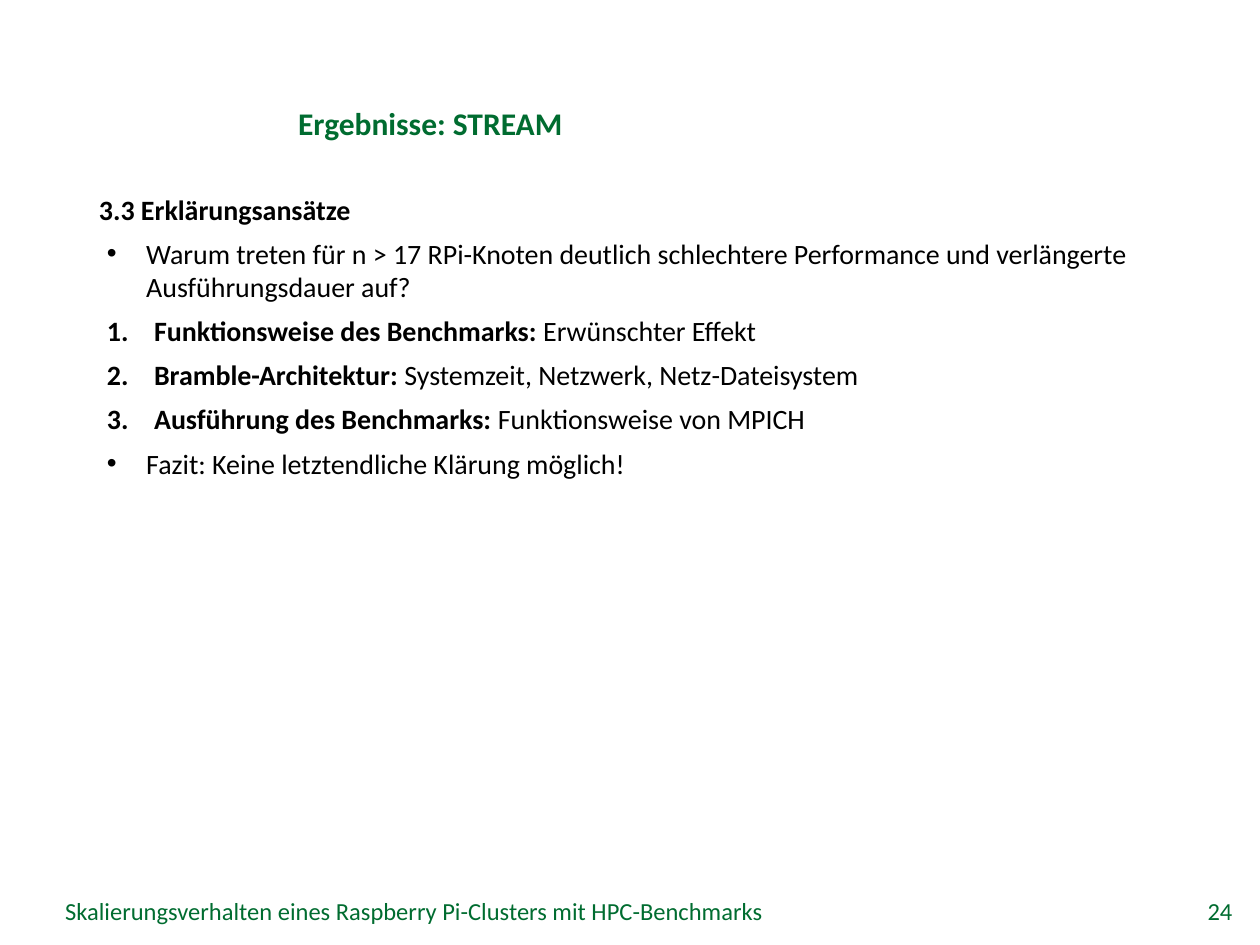
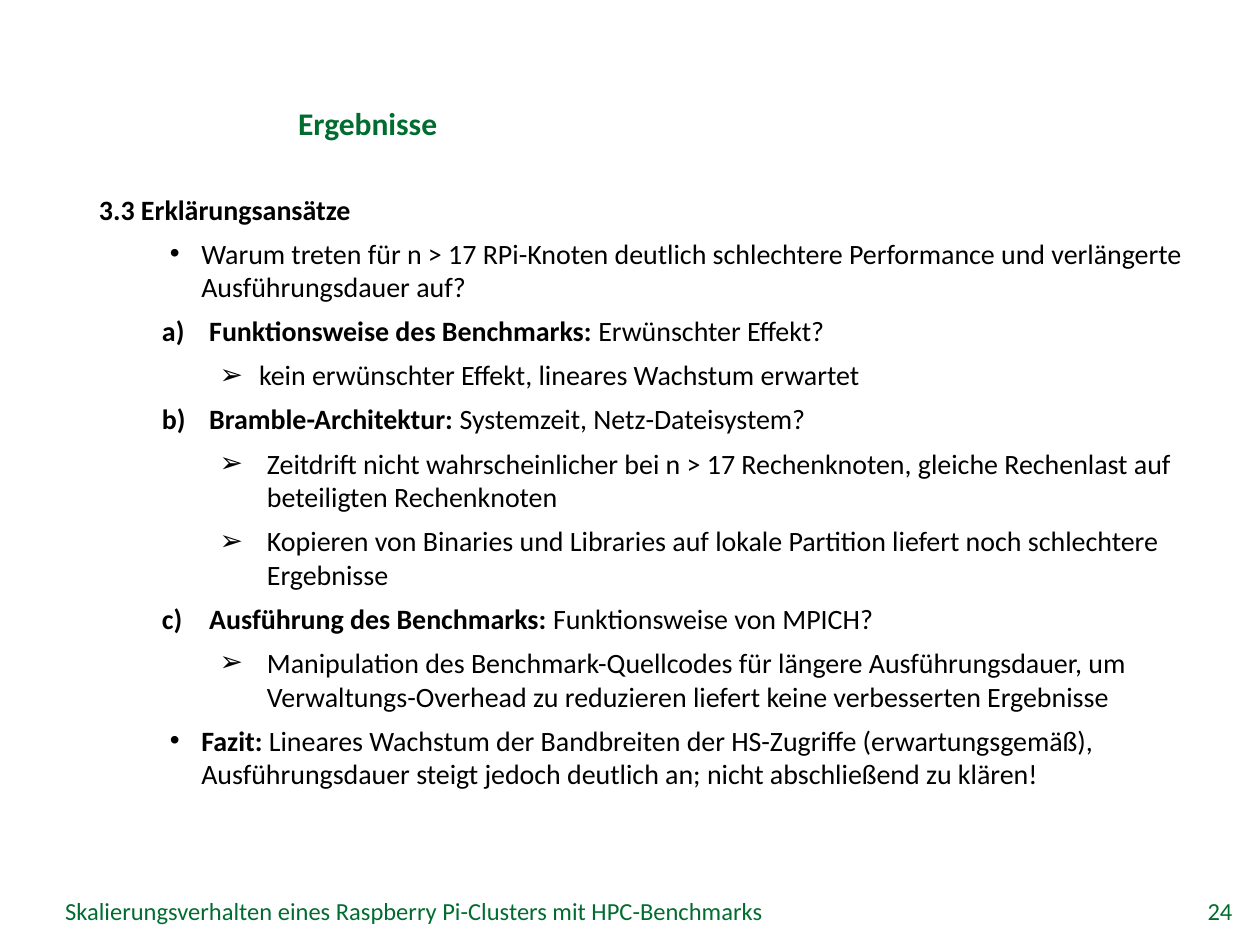
Before and after one commit to missgreenwood/bachelor-arbeit, a slide deck: slide 24 of Disputation/grei14.pptx. Drawn at 1260x945 pixels with LibreOffice and Linux fonts; fonts in the diff are those of the drawing; background and template pictures are left out. Boxes give left, top, right and bottom in pixels: in the first picture for what was removed or moved away, otherwise in the second. Text is boxed around its words. In the diff, an @@ line names an element or a change of style, - is before the commit and + after.

```diff
--- a/Disputation/grei14.pptx
+++ b/Disputation/grei14.pptx
@@ title at (x1=298, y1=113, x2=437, y2=141): text changed @@
-Ergebnisse: STREAM
+Ergebnisse
@@ text at (x1=201, y1=244, x2=1181, y2=302): list level 2 to 3 in "Warum treten für n > ..." @@
@@ text at (x1=201, y1=321, x2=1171, y2=789): text changed @@
-  1. Funktionsweise des Benchmarks: Erwünschter Effekt
-  2. Bramble-Architektur: Systemzeit, Netzwerk, Netz-Dateisystem
-  3. Ausführung des Benchmarks: Funktionsweise von MPICH
-  • Fazit: Keine letztendliche Klärung möglich!
+    a) Funktionsweise des Benchmarks: Erwünschter Effekt?
+      ➢ kein erwünschter Effekt, lineares Wachstum erwartet
+    b) Bramble-Architektur: Systemzeit, Netz-Dateisystem?
+      ➢ Zeitdrift nicht wahrscheinlicher bei n > 17 Rechenknoten, gleiche Rechenlast auf beteiligten Rechenknoten
+      ➢ Kopieren von Binaries und Libraries auf lokale Partition liefert noch schlechtere Ergebnisse
+    c) Ausführung des Benchmarks: Funktionsweise von MPICH?
+      ➢ Manipulation des Benchmark-Quellcodes für längere Ausführungsdauer, um Verwaltungs-Overhead zu reduzieren liefert keine verbesserten Ergebnisse
+    • Fazit: Lineares Wachstum der Bandbreiten der HS-Zugriffe (erwartungsgemäß), Ausführungsdauer steigt jedoch deutlich an; nicht abschließend zu klären!
```
Also in this commit, not shown: 23 other slides changed, 1 slide added, 1 other file.
